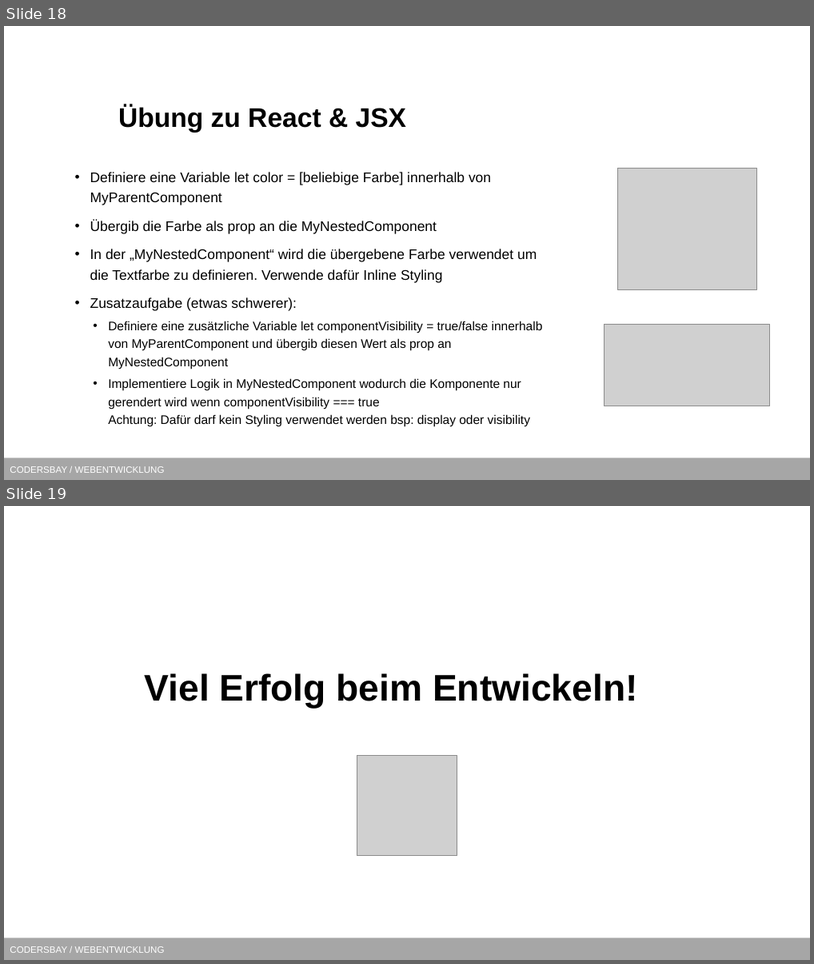
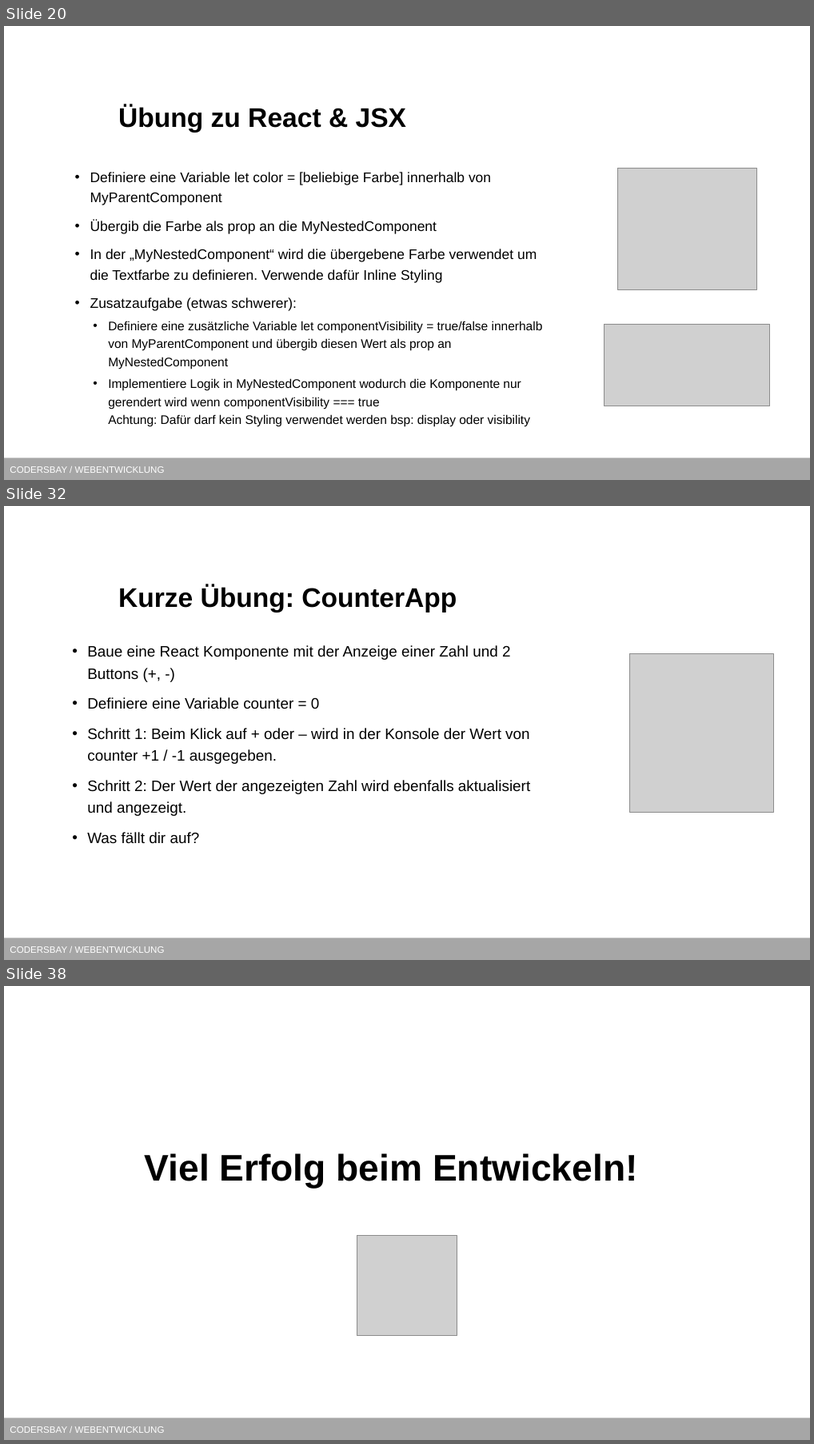
Before and after one commit to kodo89/Webentwicklung_23_24, a slide deck: 9. React/React.pptx. Shown one above the other, each under a label of ours: slides 18 and 19 before the commit, slides 20, 32 and 38 after it; the slides between them are not shown. The pictures are 814x964 and 814x1444 pixels, drawn with LibreOffice and Linux fonts; fonts in the diff are those of the drawing; grey boxes stand for pictures; background and template pictures are left out. Boxes give left, top, right and bottom in pixels: in the first picture for what was removed or moved away, otherwise in the second. Text is boxed around its words. In the diff, an @@ line names an element or a change of style, - is before the commit and + after.

```diff
--- a/9. React/React.pptx
+++ b/9. React/React.pptx
@@ slide 32 added at (4,506,810,960), background #FFFFFF; not listed: 1 template element that a slide beside it also shows @@
@@ title added at (118,585,457,612), 32 pt, text #000000, bold @@
+Kurze Übung: CounterApp
@@ text added at (87,645,530,844), 18 pt, text #000000 @@
+• Baue eine React Komponente mit der Anzeige einer Zahl und 2 Buttons (+, -)
+• Definiere eine Variable counter = 0
+• Schritt 1: Beim Klick auf + oder – wird in der Konsole der Wert von counter +1 / -1 ausgegeben.
+• Schritt 2: Der Wert der angezeigten Zahl wird ebenfalls aktualisiert und angezeigt.
+• Was fällt dir auf?
@@ picture added at (630,654,774,812) @@
@@ what was slide 18 is now slide 20 @@
@@ what was slide 19 is now slide 38 @@
```
Also in this commit, not shown: 1 slide changed, 18 other slides added.
